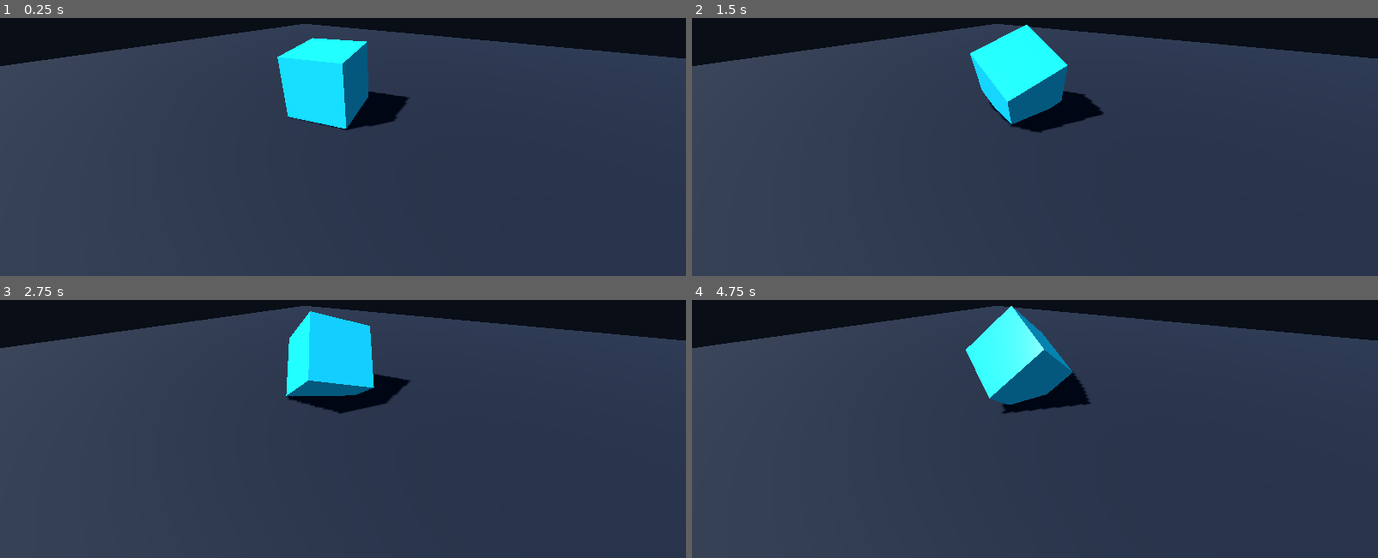
Above: before the commit, frames 1-4 (two rows, left to right).
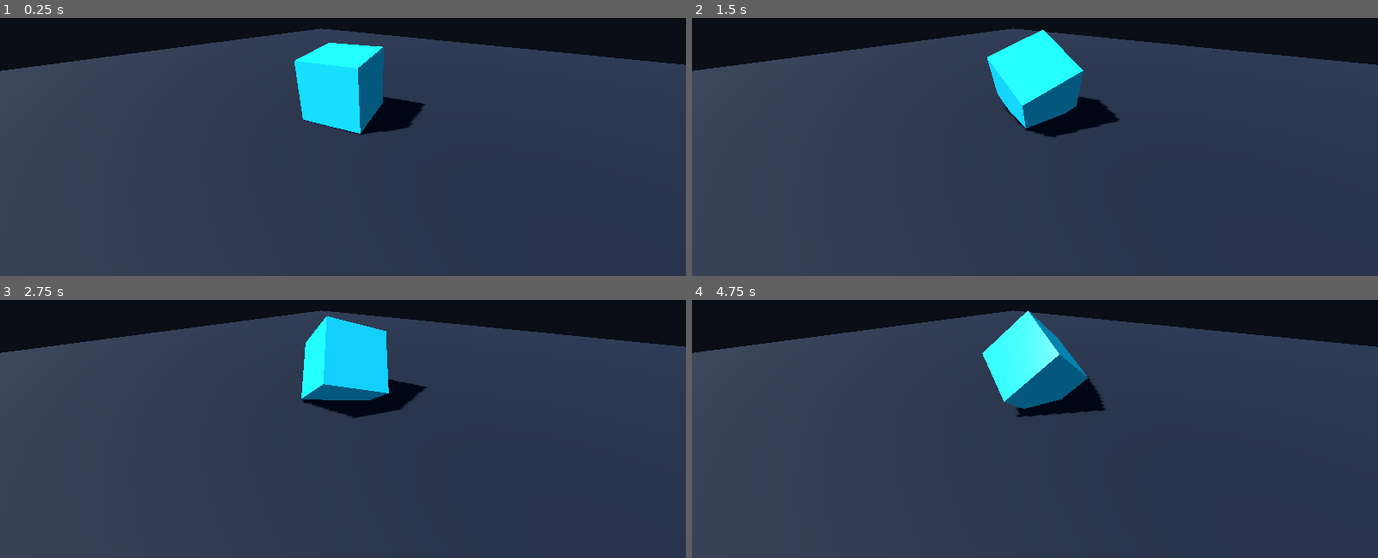
Above: after the commit, the same moments.

Repository: kimxilxyong/godot-example
Game: Godot game, scene res://main.tscn
The game is run twice, just before and just after one commit, with the same random seed, the same clock (stepped at 60 frames per second) and the same inputs.
Inputs (mouse positions are in pixels of both pictures, inside the frame that each line leads up to):
- Up to frame 1 (0.25 s): no input
- Up to frame 2 (1.5 s): move the mouse to (1185, 64) at 0.52 s; click (1185, 64) at 0.67 s; move the mouse to (897, 103) at 1.27 s; click (897, 103) at 1.42 s
- Up to frame 3 (2.75 s): move the mouse to (outside the picture) at 2.02 s; click (outside the picture) at 2.17 s
- Up to frame 4 (4.75 s): move the mouse to (1000, 441) at 2.77 s; click (1000, 441) at 2.92 s; move the mouse to (1240, 423) at 3.52 s; click (1240, 423) at 3.67 s; tap Escape (ui_cancel) at 4.15 s; move the mouse to (829, 307) at 4.27 s; click (829, 307) at 4.42 s

The runs differ from the first frame. In frame 1, 4.9% of the frame differs, in the area x 0-100%, y 2-46%; in frame 2, 5.0%; in frame 3, 4.9%; in frame 4, 5.1%.

Commit message:
next test

Diff:
--- a/main.tscn
+++ b/main.tscn
@@ -30,9 +30,15 @@
 [node name="WorldEnvironment" type="WorldEnvironment" parent="."]
 environment = SubResource("Environment_scene")
 
-[node name="Camera3D" type="Camera3D" parent="."]
-position = Vector3(4, 3.2, 5)
-rotation_degrees = Vector3(-20, 35, 0)
+[node name="CameraOrbit" type="Node3D" parent="."]
+position = Vector3(0, 1, 0)
+rotation_degrees = Vector3(0, 38.66, 0)
+
+[node name="CameraPitch" type="Node3D" parent="CameraOrbit"]
+rotation_degrees = Vector3(-18.9, 0, 0)
+
+[node name="Camera3D" type="Camera3D" parent="CameraOrbit/CameraPitch"]
+position = Vector3(0, 0, 6.8)
 current = true
 
 [node name="KeyLight" type="DirectionalLight3D" parent="."]
--- a/scripts/spinning_cube.gd
+++ b/scripts/spinning_cube.gd
@@ -1,7 +1,29 @@
 extends Node3D
 
 @onready var cube: MeshInstance3D = $Cube
+@onready var camera_orbit: Node3D = $CameraOrbit
+@onready var camera_pitch: Node3D = $CameraOrbit/CameraPitch
+
+@export_range(0.001, 0.02, 0.001) var mouse_sensitivity: float = 0.005
+@export_range(10.0, 89.0, 1.0) var max_pitch_degrees: float = 80.0
+
+var is_looking := false
 
 func _process(delta: float) -> void:
 	cube.rotate_y(delta * 0.8)
 	cube.rotate_x(delta * 0.45)
+
+func _unhandled_input(event: InputEvent) -> void:
+	if event is InputEventMouseButton and event.button_index == MOUSE_BUTTON_RIGHT:
+		is_looking = event.pressed
+		Input.mouse_mode = Input.MOUSE_MODE_CAPTURED if is_looking else Input.MOUSE_MODE_VISIBLE
+	elif event.is_action_pressed("ui_cancel") and is_looking:
+		is_looking = false
+		Input.mouse_mode = Input.MOUSE_MODE_VISIBLE
+	elif event is InputEventMouseMotion and is_looking:
+		camera_orbit.rotate_y(-event.relative.x * mouse_sensitivity)
+		camera_pitch.rotation.x = clampf(
+			camera_pitch.rotation.x - event.relative.y * mouse_sensitivity,
+			-deg_to_rad(max_pitch_degrees),
+			deg_to_rad(max_pitch_degrees)
+		)
